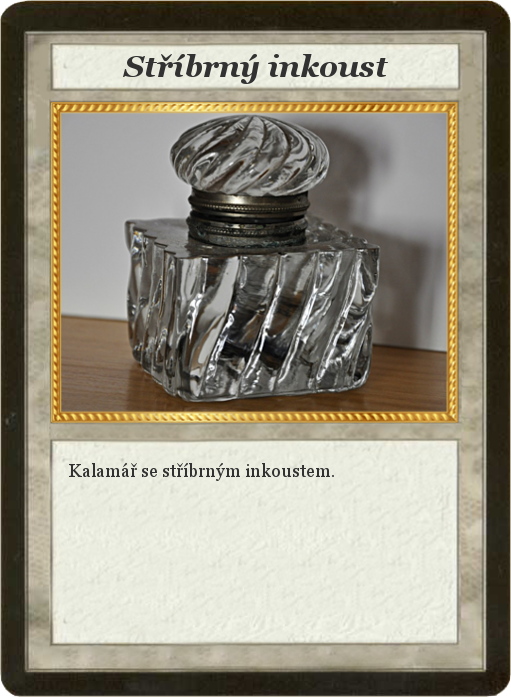
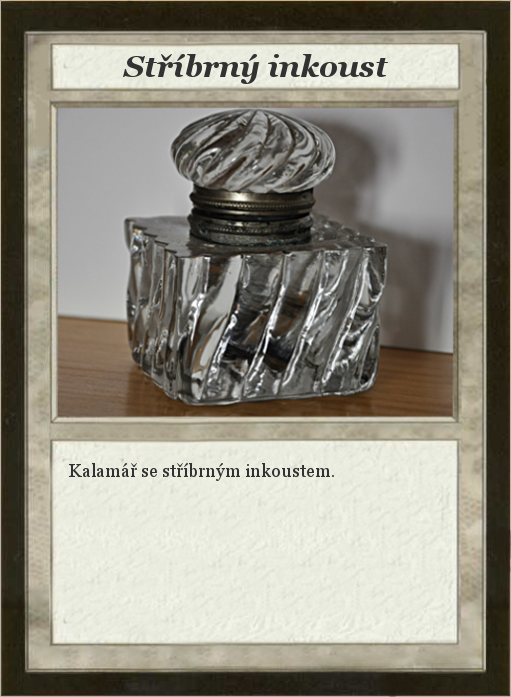
Two versions of the same layered image (511 × 697). Layer-by-layer changes:
hid "GoldenFrame" over [51, 102, 459, 423]
painted on "Card" over [0, 0, 511, 697]
painted on "Receptacle-Glass-Ink-Bottle-Down-Payment-Container-661741.jpg" over [51, 104, 459, 417]
